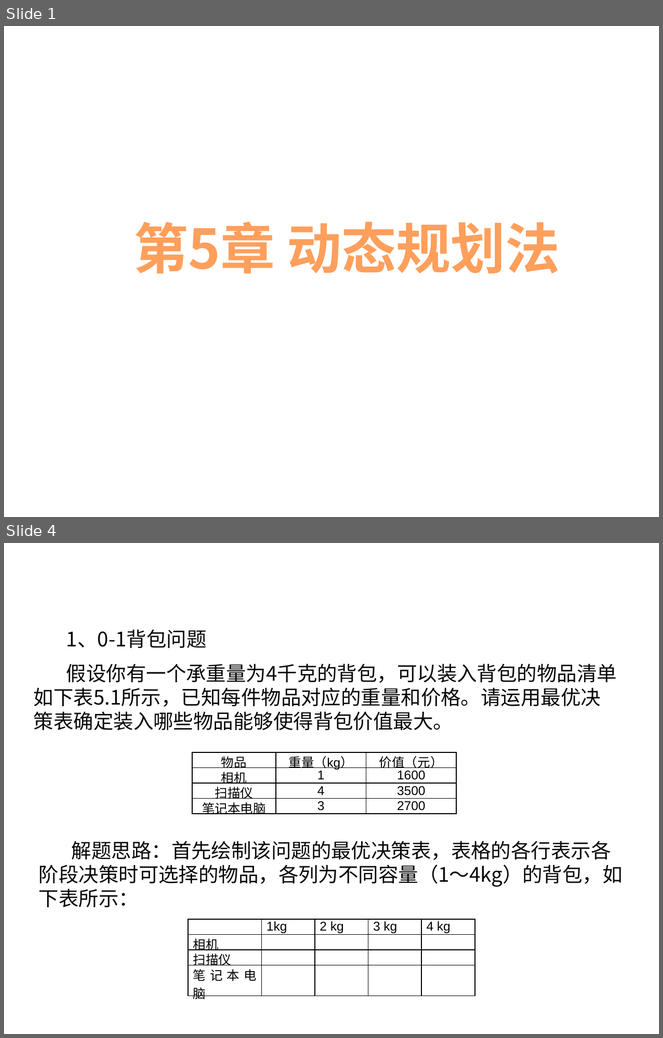
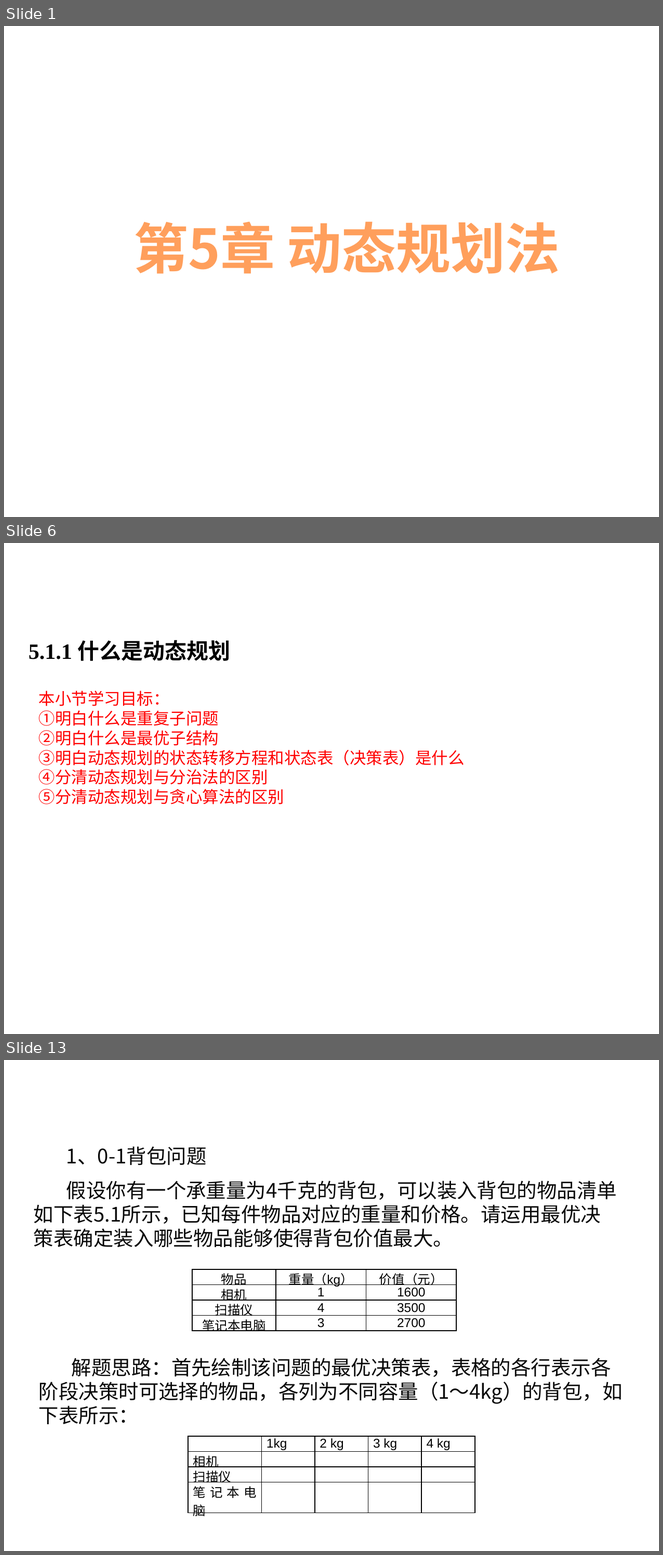
Before and after one commit to liutongling/DP, a slide deck: file/第5章 动态规划法.pptx. Shown one above the other, each under a label of ours: slides 1 and 4 before the commit, slides 1, 6 and 13 after it; the slides between them are not shown. The pictures are 663x1038 and 663x1555 pixels, drawn with LibreOffice and Linux fonts; fonts in the diff are those of the drawing; background and template pictures are left out. Boxes give left, top, right and bottom in pixels: in the first picture for what was removed or moved away, otherwise in the second. Text is boxed around its words. In the diff, an @@ line names an element or a change of style, - is before the commit and + after.

Commit message:
第五章内容动态规划

```diff
--- a/file/第5章 动态规划法.pptx
+++ b/file/第5章 动态规划法.pptx
@@ slide 6 added at (x1=4, y1=543, x2=659, y2=1034), background #FFFFFF @@
@@ text added at (x1=28, y1=640, x2=231, y2=661), 24 pt, text #000000, bold @@
+5.1.1 什么是动态规划
@@ text added at (x1=39, y1=691, x2=465, y2=805), 18 pt, text #FF0000 @@
+本小节学习目标：
+①明白什么是重复子问题
+②明白什么是最优子结构
+③明白动态规划的状态转移方程和状态表（决策表）是什么
+④分清动态规划与分治法的区别
+⑤分清动态规划与贪心算法的区别
@@ what was slide 4 is now slide 13 @@
```
Also in this commit, not shown: 2 slides changed, 8 other slides added, 3 other files.
